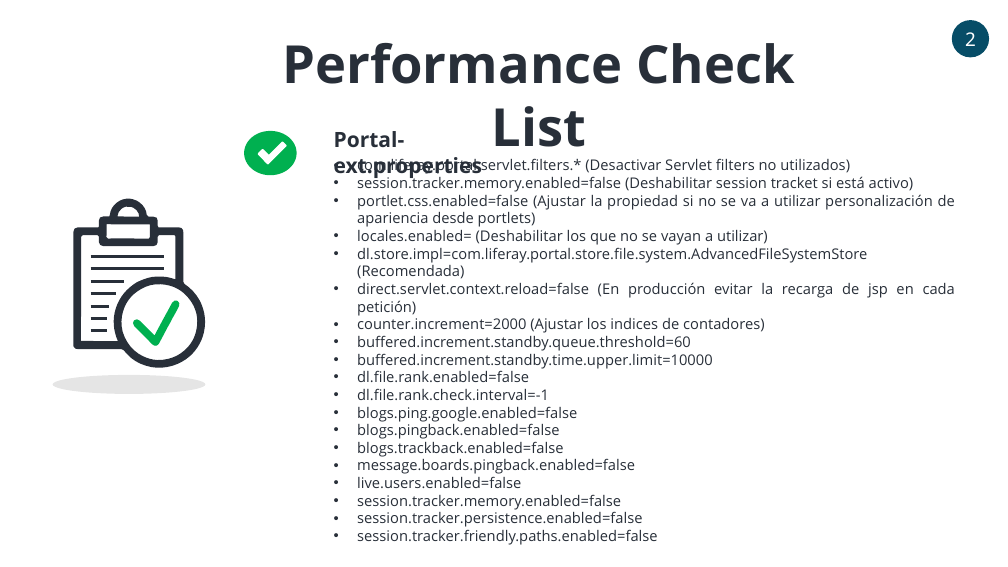
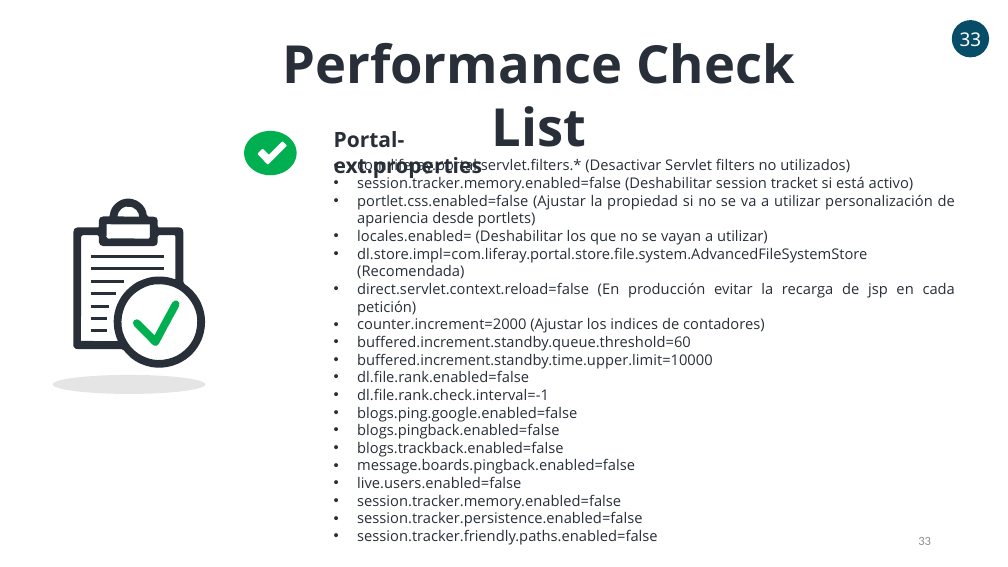
Before and after one commit to dmcisneros/formacion_lug_pruebas_carga, a slide deck: slide 33 of ppt/slides.pptx (slide 5 before the commit). Drawn at 1008x567 pixels with LibreOffice and Linux fonts; fonts in the diff are those of the drawing. Boxes give left, top, right and bottom in pixels: in the first picture for what was removed or moved away, otherwise in the second. Text is boxed around its words. In the diff, an @@ line names an element or a change of style, - is before the commit and + after.

```diff
--- a/ppt/slides.pptx
+++ b/ppt/slides.pptx
@@ text in ellipse at box(960, 32, 982, 46): text changed @@
-2
+33
@@ page number added at box(918, 537, 931, 545), 12 pt, text #8E8F91 @@
+33
```
Also in this commit, not shown: 5 other slides changed, 30 slides added.
